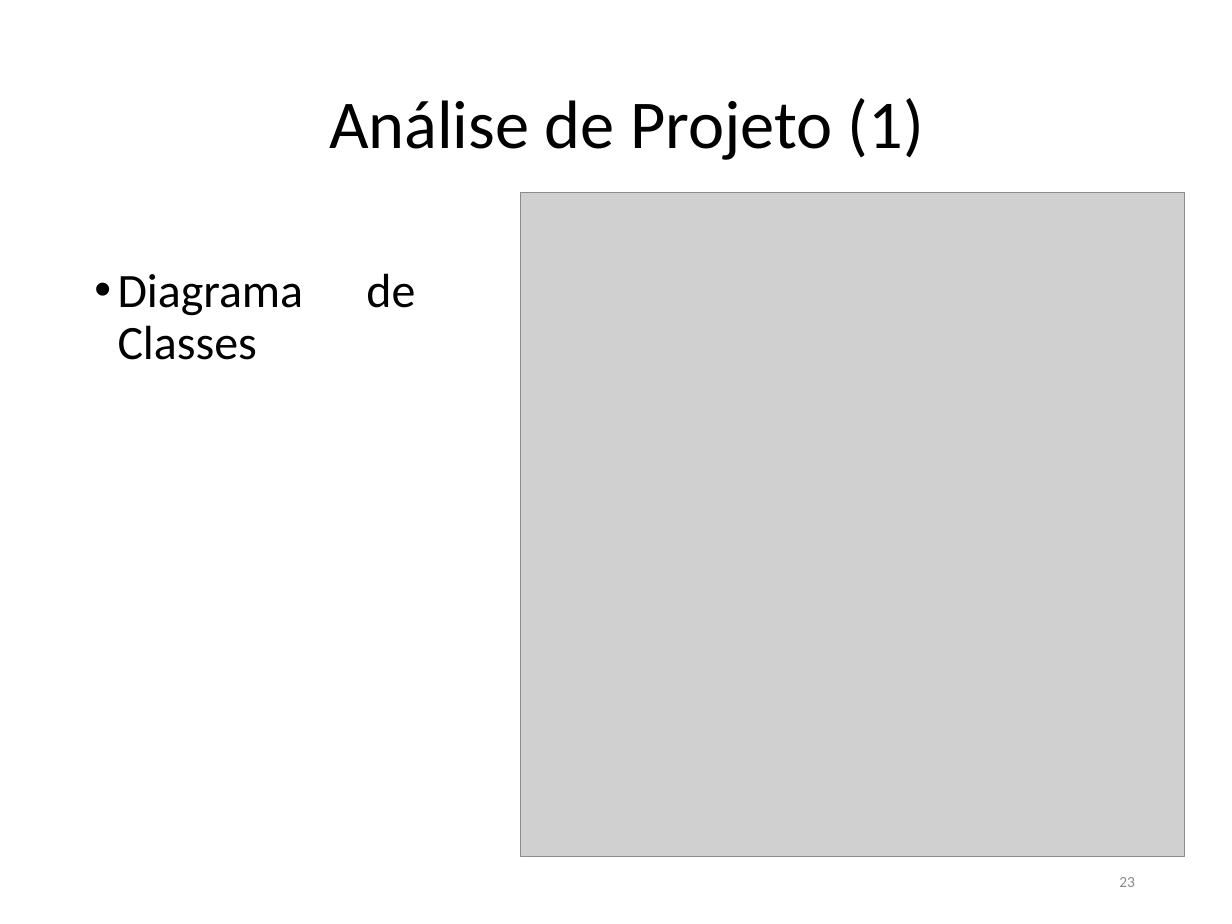
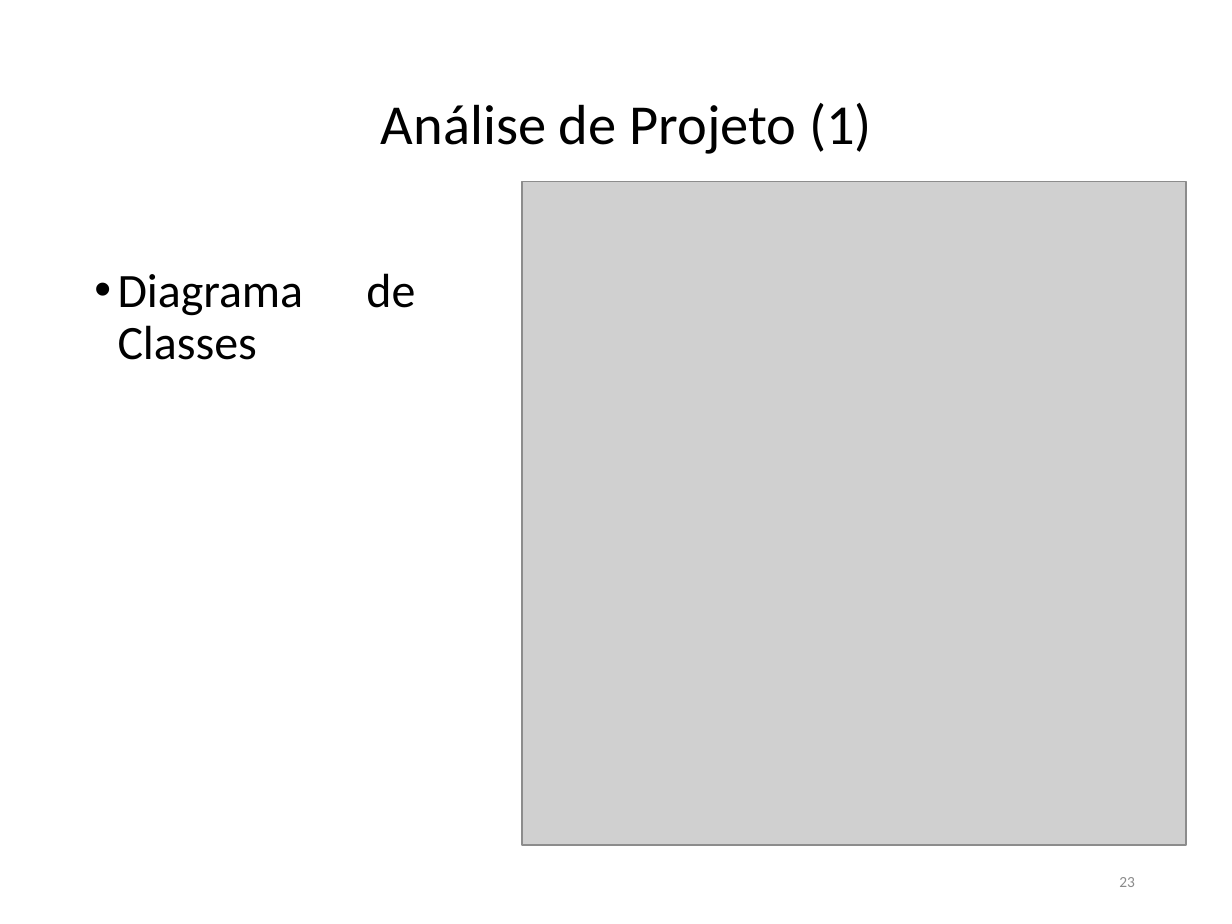
Before and after one commit to FatimaFerreiradeSousa/TCC-Mobile-Leaning, a slide deck: slide 23 of TCC - Documento/TCC II.pptx. Drawn at 1232x924 pixels with LibreOffice and Linux fonts; fonts in the diff are those of the drawing; grey boxes stand for pictures. Boxes give left, top, right and bottom in pixels: in the first picture for what was removed or moved away, otherwise in the second. Text is boxed around its words. In the diff, an @@ line names an element or a change of style, - is before the commit and + after.

```diff
--- a/TCC - Documento/TCC II.pptx
+++ b/TCC - Documento/TCC II.pptx
@@ title "Análise de Projeto (1)" at (381,103,872,154): size 40 to 33 pt @@
@@ picture: place and size @@
-picture at (520,192,1184,856)
+picture at (522,181,1186,845)
```
Also in this commit, not shown: 18 other slides changed.
